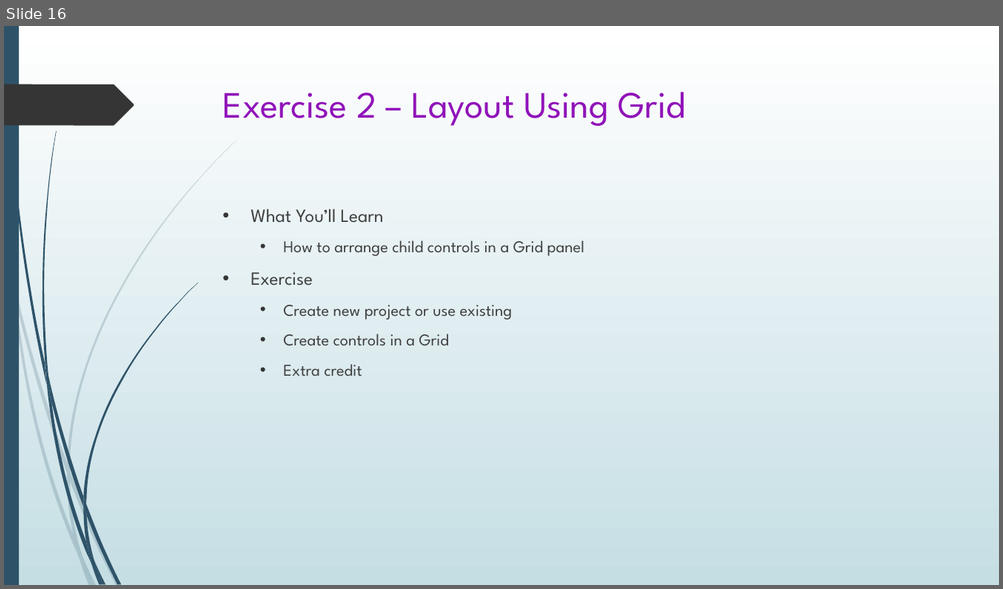
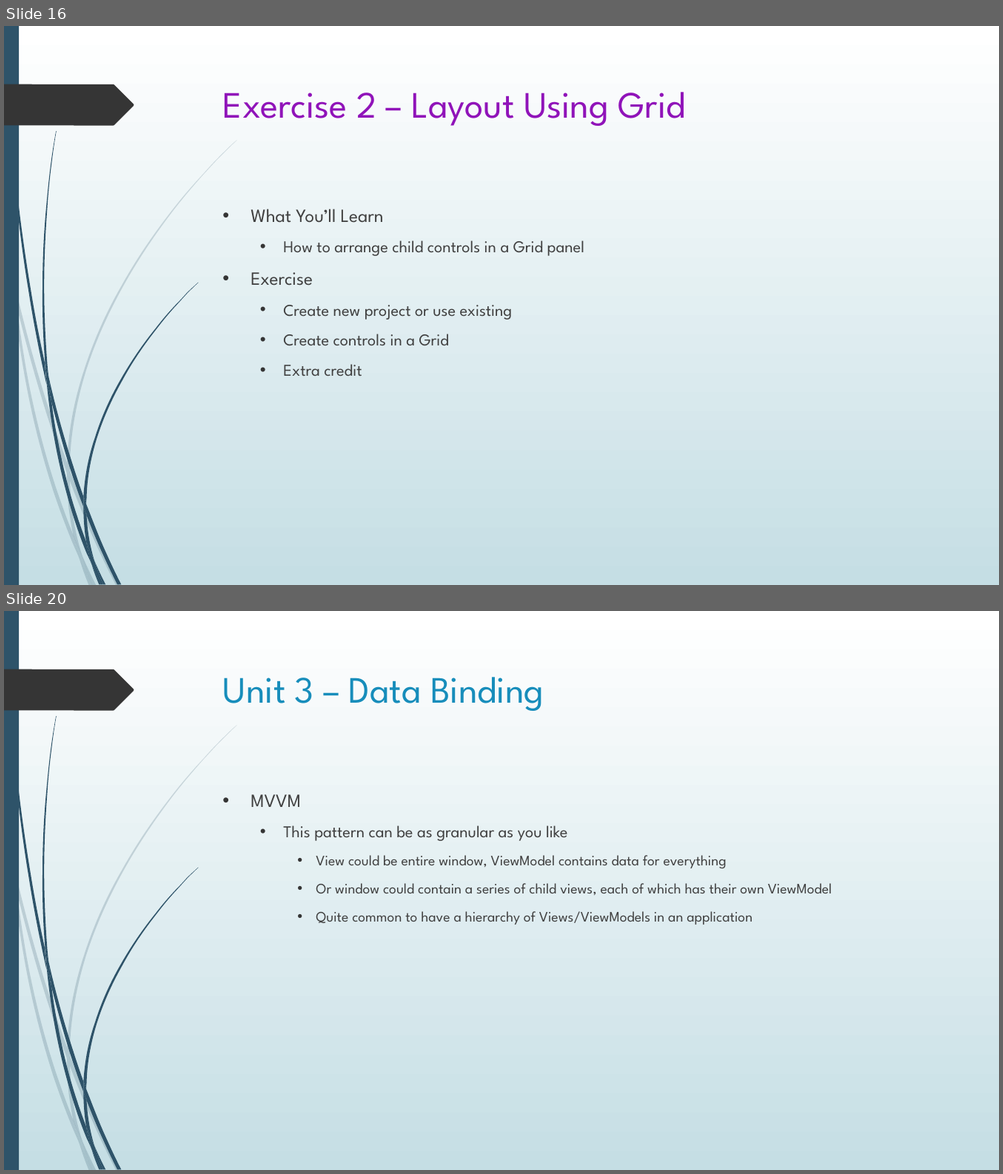
Before and after one commit to seanpsexton/wpf-workshop-solutions, a slide deck: WPF-Workshop-Sexton-Oct2023.pptx. Shown one above the other, each under a label of ours: slide 16 before the commit, slides 16 and 20 after it; the slides between them are not shown. The pictures are 1003x589 and 1003x1174 pixels, drawn with LibreOffice and Linux fonts; fonts in the diff are those of the drawing. Boxes give left, top, right and bottom in pixels: in the first picture for what was removed or moved away, otherwise in the second. Text is boxed around its words. In the diff, an @@ line names an element or a change of style, - is before the commit and + after.

Commit message:
Working on Unit 3

```diff
--- a/WPF-Workshop-Sexton-Oct2023.pptx
+++ b/WPF-Workshop-Sexton-Oct2023.pptx
@@ slide 20 added at [4,611,999,1170], background gradient #FFFFFF to #C5DEE5; not listed: 24 template elements that a slide beside it also shows @@
@@ title added at [223,677,543,711], 36 pt, text #178DBB @@
+Unit 3 – Data Binding
@@ text added at [250,795,831,925], 14 pt, text #404040 @@
+• MVVM
+  • This pattern can be as granular as you like
+    • View could be entire window, ViewModel contains data for everything
+    • Or window could contain a series of child views, each of which has their own ViewModel
+    • Quite common to have a hierarchy of Views/ViewModels in an application
```
Also in this commit, not shown: 6 other slides added, 1 other file.
